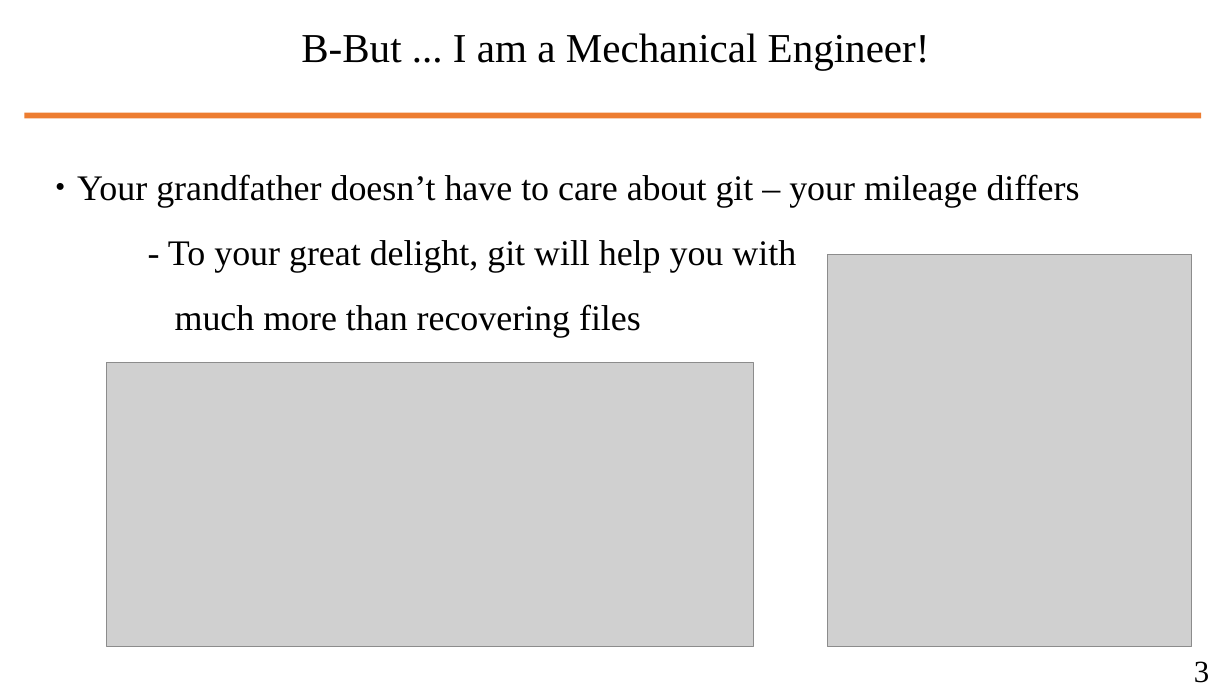
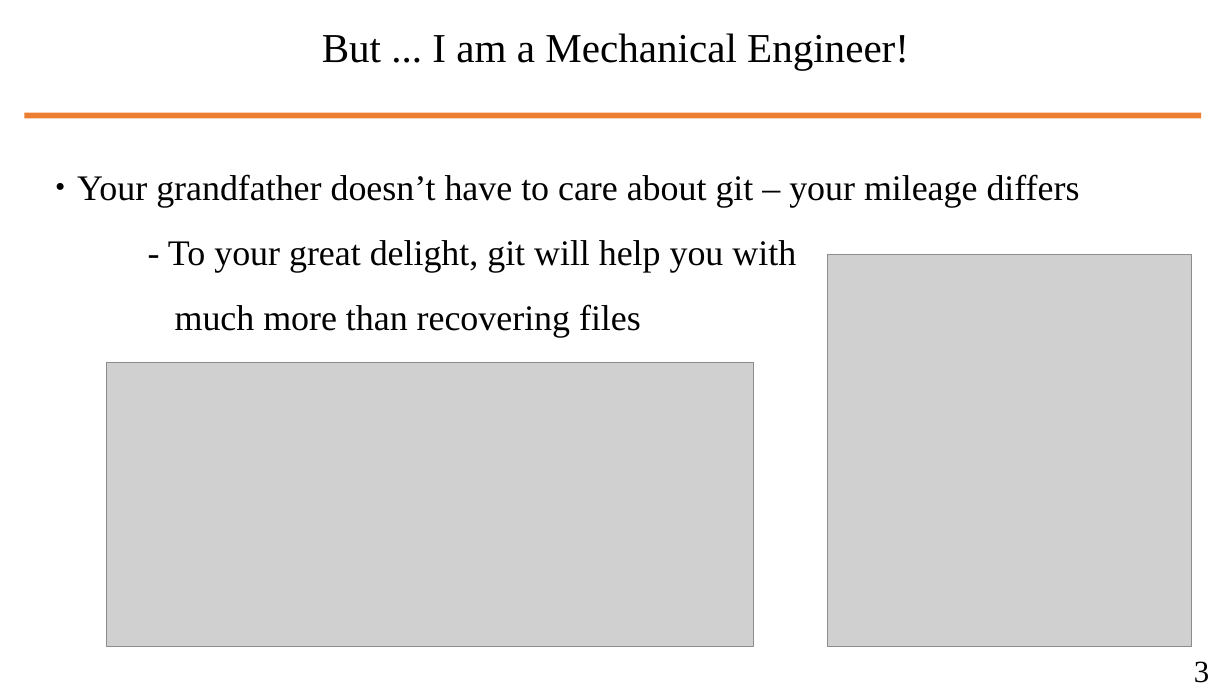
Before and after one commit to wbuz24/undergrad-repo, a slide deck: slide 4 of S24/cs494/notes/github-intro.pptx. Drawn at 1232x693 pixels with LibreOffice and Linux fonts; fonts in the diff are those of the drawing; grey boxes stand for pictures. Boxes give left, top, right and bottom in pixels: in the first picture for what was removed or moved away, otherwise in the second. Text is boxed around its words. In the diff, an @@ line names an element or a change of style, - is before the commit and + after.

```diff
--- a/S24/cs494/notes/github-intro.pptx
+++ b/S24/cs494/notes/github-intro.pptx
@@ title at <box>322,33,909,70</box>: text changed @@
-B-But ... I am a Mechanical Engineer!
+But ... I am a Mechanical Engineer!
```
Also in this commit, not shown: 14 other slides changed, 19 slides added, 1 slide removed, 1 other file.
